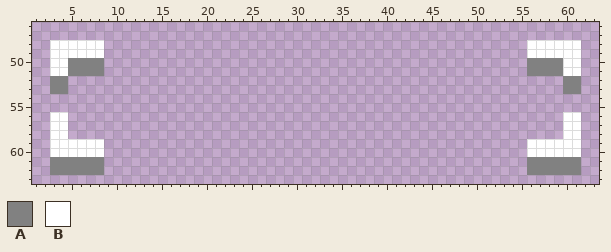
Pixel-art file, stored at gfx/unit/unit_box.aseprite. The picture above is the old version.
64x64 pixels, 1 frame. Shown: x 1..63, y 46..63.
Palette (. is transparent): A #818181  B #ffffff
Pixels before, first column x 3:
48 BBBBBB...............................................BBBBBB
49 BBBBBB...............................................BBBBBB
50 BBAAAA...............................................AAAABB
51 BBAAAA...............................................AAAABB
52 AA.......................................................AA
53 AA.......................................................AA
54 ...........................................................
55 ...........................................................
56 BB.......................................................BB
57 BB.......................................................BB
58 BB.......................................................BB
59 BBBBBB...............................................BBBBBB
60 BBBBBB...............................................BBBBBB
61 AAAAAA...............................................AAAAAA
62 AAAAAA...............................................AAAAAA
New version:
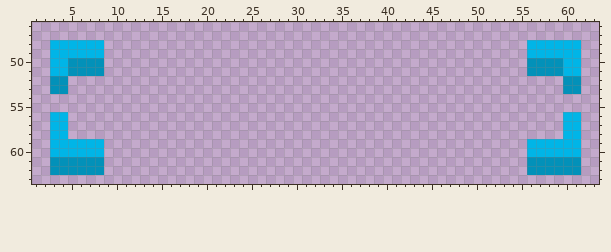
The edit:
Colour A changes from #818181 to #0291b9.
Colour B changes from #ffffff to #00b5e7.
